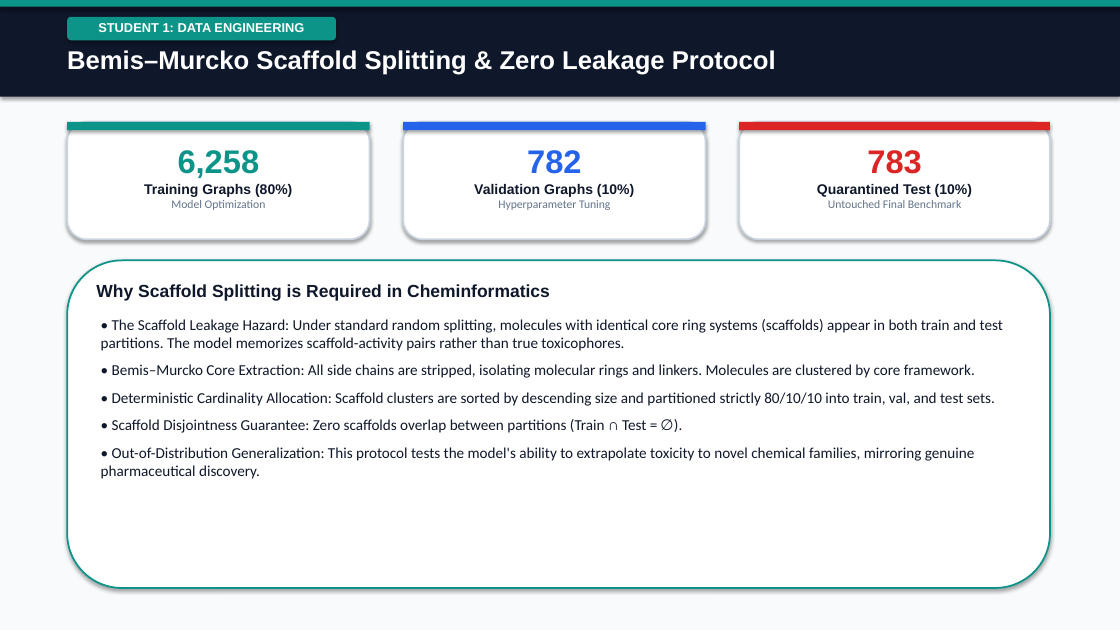
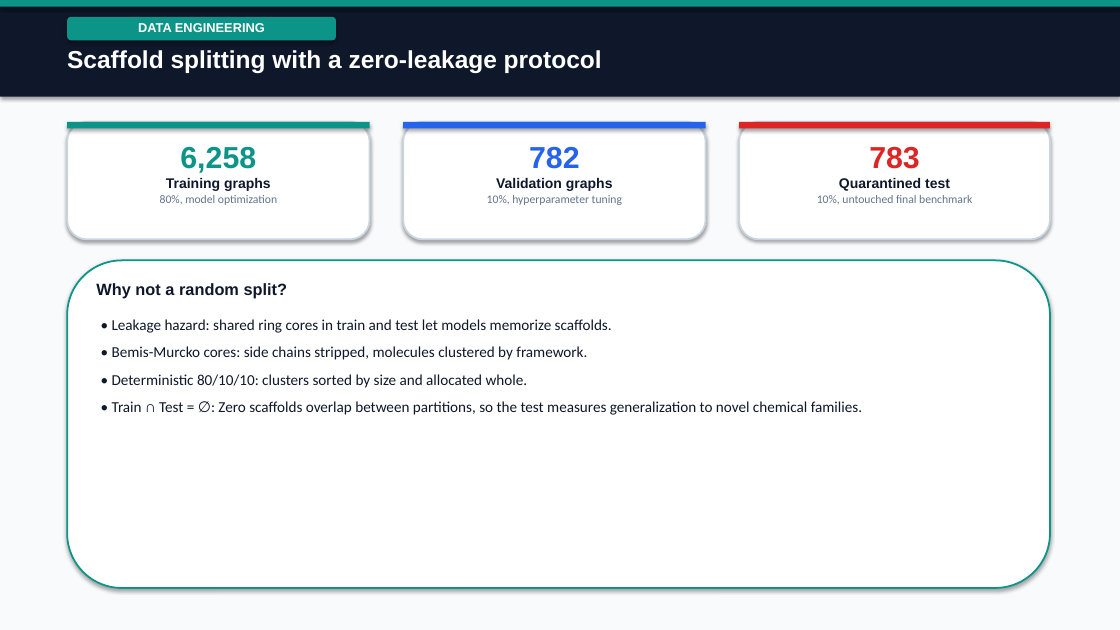
Before and after one commit to shouryapratap132006/Molecular-Toxicity-Prediction, a slide deck: slide 5 of reports/final_presentation/phase2_final_presentation.pptx. Drawn at 1120x630 pixels with LibreOffice and Linux fonts; fonts in the diff are those of the drawing. Boxes give left, top, right and bottom in pixels: in the first picture for what was removed or moved away, otherwise in the second. Text is boxed around its words. In the diff, an @@ line names an element or a change of style, - is before the commit and + after.

```diff
--- a/reports/final_presentation/phase2_final_presentation.pptx
+++ b/reports/final_presentation/phase2_final_presentation.pptx
@@ text in rounded rectangle at bbox=[138, 23, 265, 32]: text changed @@
-STUDENT 1: DATA ENGINEERING
+DATA ENGINEERING
@@ text at bbox=[67, 50, 602, 73]: text changed; size 22 to 21 pt @@
-Bemis–Murcko Scaffold Splitting & Zero Leakage Protocol
+Scaffold splitting with a zero-leakage protocol
@@ text at bbox=[180, 146, 256, 173]: size 28 to 26 pt in "6,258" @@
@@ text at bbox=[529, 147, 580, 169]: size 28 to 26 pt in "782" @@
@@ text at bbox=[869, 147, 920, 169]: size 28 to 26 pt in "783" @@
@@ text at bbox=[160, 178, 277, 205]: text changed; size 12 to 10 pt; font Arial to Calibri; text colour #0F172A to #64748B; bold off @@
-Training Graphs (80%)
-Model Optimization
+Training graphs
+80%, model optimization
@@ text at bbox=[487, 178, 622, 205]: text changed; size 12 to 10 pt; font Arial to Calibri; text colour #0F172A to #64748B; bold off @@
-Validation Graphs (10%)
-Hyperparameter Tuning
+Validation graphs
+10%, hyperparameter tuning
@@ text at bbox=[817, 178, 972, 204]: text changed @@
-Quarantined Test (10%)
-Untouched Final Benchmark
+Quarantined test
+10%, untouched final benchmark
@@ text at bbox=[96, 283, 288, 299]: text changed; size 15 to 14 pt @@
-Why Scaffold Splitting is Required in Cheminformatics
+Why not a random split?
@@ text at bbox=[112, 319, 862, 415]: text changed @@
-• The Scaffold Leakage Hazard: Under standard random splitting, molecules with identical core ring systems (scaffolds) appear in both train and test partitions. The model memorizes scaffold-activity pairs rather than true toxicophores.
-• Bemis–Murcko Core Extraction: All side chains are stripped, isolating molecular rings and linkers. Molecules are clustered by core framework.
-• Deterministic Cardinality Allocation: Scaffold clusters are sorted by descending size and partitioned strictly 80/10/10 into train, val, and test sets.
-• Scaffold Disjointness Guarantee: Zero scaffolds overlap between partitions (Train ∩ Test = ∅).
-• Out-of-Distribution Generalization: This protocol tests the model's ability to extrapolate toxicity to novel chemical families, mirroring genuine pharmaceutical discovery.
+• Leakage hazard: shared ring cores in train and test let models memorize scaffolds.
+• Bemis-Murcko cores: side chains stripped, molecules clustered by framework.
+• Deterministic 80/10/10: clusters sorted by size and allocated whole.
+• Train ∩ Test = ∅: Zero scaffolds overlap between partitions, so the test measures generalization to novel chemical families.
```
Also in this commit, not shown: 19 other slides changed, 1 other file.
